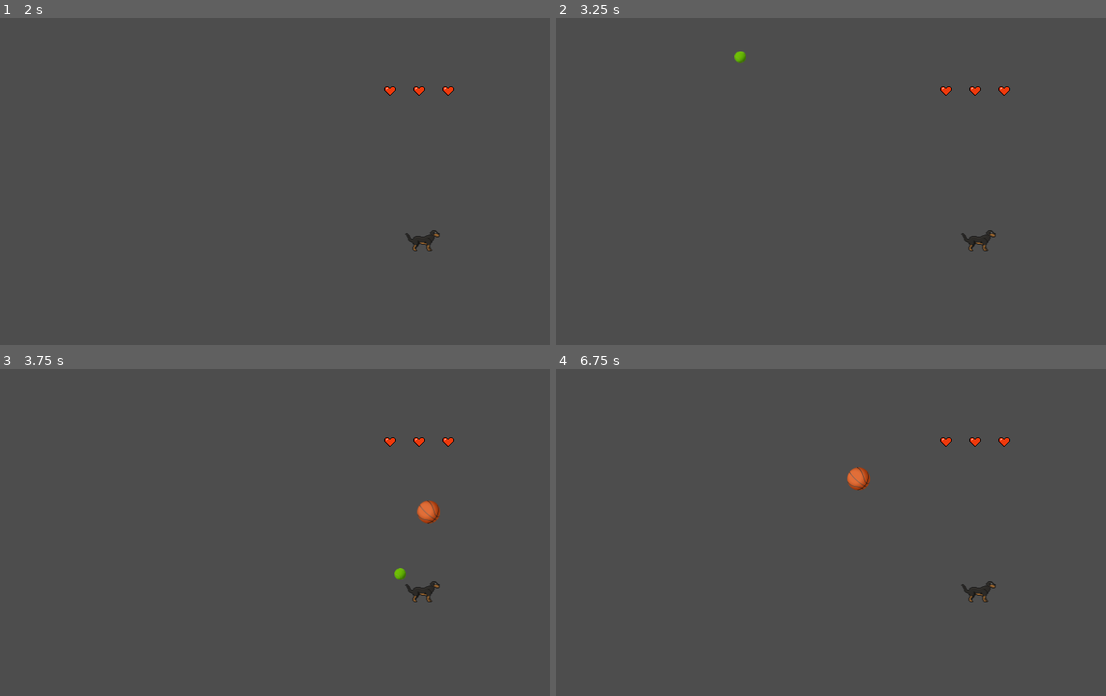
Above: before the commit, frames 1-4 (two rows, left to right).
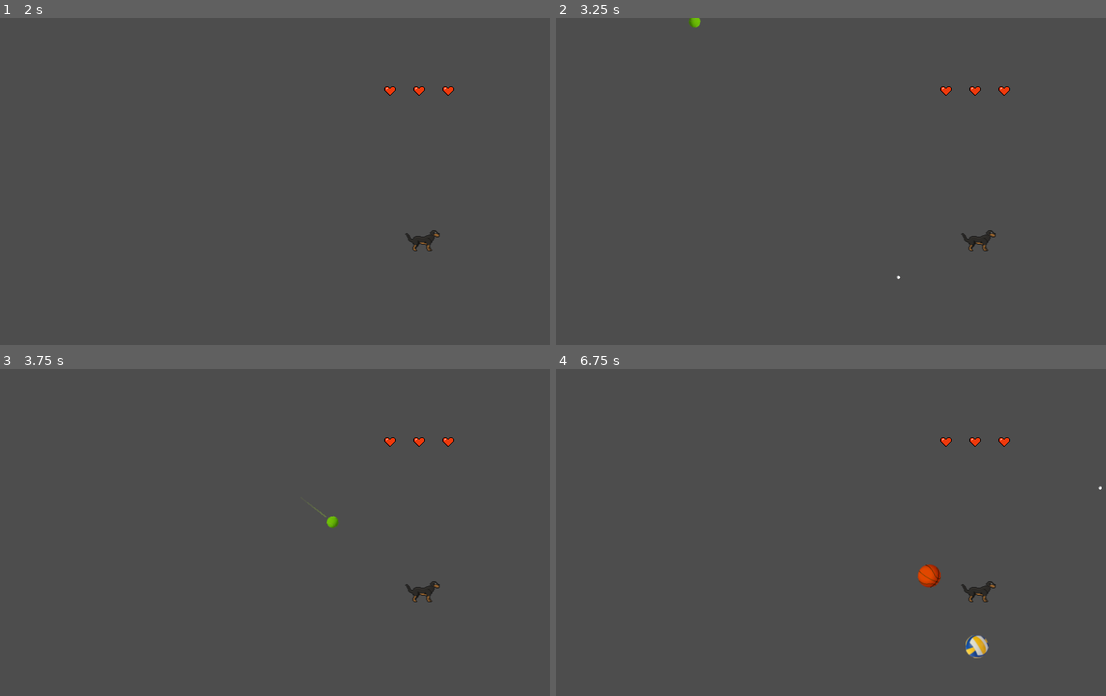
Above: after the commit, the same moments.

Repository: magickbot/putudodge
Game: Godot game, scene res://scenes/Main.tscn
The game is run twice, just before and just after one commit, with the same random seed, the same clock (stepped at 60 frames per second) and the same inputs.
Inputs (mouse positions are in pixels of both pictures, inside the frame that each line leads up to):
- Up to frame 1 (2 s): tap Enter (ui_accept) at 0.5, 0.77, 1.25 s; move the mouse to (418, 165) at 0.52 s; click (418, 165) at 0.67 s; drag from (176, 197) to (264, 246) at 1.27 s
- Up to frame 2 (3.25 s): tap Enter (ui_accept) at 2, 2.75 s; move the mouse to (902, 109) at 2.02 s; click (902, 109) at 2.17 s; drag from (820, 246) to (671, 132) at 2.77 s
- Up to frame 3 (3.75 s): move the mouse to (467, 581) at 3.52 s; click (467, 581) at 3.67 s
- Up to frame 4 (6.75 s): tap Enter (ui_accept) at 3.77 s; drag from (671, 483) to (759, 450) at 4.27 s; move the mouse to (875, 532) at 5.02 s; click (875, 532) at 5.17 s; drag from (759, 450) to (732, 548) at 5.77 s; move the mouse to (974, 516) at 6.52 s; click (974, 516) at 6.67 s

Frame 1 is identical in both runs. In frame 2, 0.1% of the frame differs, in the area x 24-63%, y 0-80%; in frame 3, 0.4%; in frame 4, 0.7%, in the area x 52-100%, y 30-89%.

Commit message:
added new projectiles

Diff:
--- a/scenes/Main.tscn
+++ b/scenes/Main.tscn
@@ -1,10 +1,14 @@
-[gd_scene load_steps=6 format=3 uid="uid://c7aer2gm3ia2k"]
+[gd_scene load_steps=10 format=3 uid="uid://c7aer2gm3ia2k"]
 
 [ext_resource type="PackedScene" uid="uid://ytm16td4s2ss" path="res://scenes/spawner.tscn" id="1_rarhs"]
 [ext_resource type="Texture2D" uid="uid://dq84vfhmuqjf7" path="res://assets/Pixel Heart Sprite Sheet 16x16.png" id="2_0bbpv"]
 [ext_resource type="PackedScene" uid="uid://bkcgh8avstrjh" path="res://scenes/player.tscn" id="2_rarhs"]
 [ext_resource type="PackedScene" uid="uid://cy5241v818q86" path="res://scenes/joystick.tscn" id="3_vcsgt"]
+[ext_resource type="PackedScene" uid="uid://dhn1ygmy2wrm" path="res://scenes/basketball.tscn" id="5_c01mt"]
 [ext_resource type="PackedScene" uid="uid://ddhuc1vj0bkkk" path="res://scenes/tennis_ball.tscn" id="5_vcsgt"]
+[ext_resource type="PackedScene" uid="uid://dp4kaefds5tx3" path="res://scenes/pingpong.tscn" id="7_jlsqs"]
+[ext_resource type="PackedScene" uid="uid://db210h5k2vfdb" path="res://scenes/baseball.tscn" id="7_nxtc6"]
+[ext_resource type="PackedScene" uid="uid://dcmyog85pwc64" path="res://scenes/volleyball.tscn" id="9_q8u5g"]
 
 [node name="Main" type="Node2D"]
 
@@ -45,8 +49,18 @@
 [node name="Player" parent="." instance=ExtResource("2_rarhs")]
 position = Vector2(581, 306)
 
-[node name="spawner" parent="." instance=ExtResource("1_rarhs")]
+[node name="basketball_spawner" parent="." instance=ExtResource("1_rarhs")]
+projectile_scene = ExtResource("5_c01mt")
 
 [node name="tennis_spawner" parent="." instance=ExtResource("1_rarhs")]
 position = Vector2(111, 434)
 projectile_scene = ExtResource("5_vcsgt")
+
+[node name="pingpong_spawner" parent="." instance=ExtResource("1_rarhs")]
+projectile_scene = ExtResource("7_jlsqs")
+
+[node name="baseball_spawner" parent="." instance=ExtResource("1_rarhs")]
+projectile_scene = ExtResource("7_nxtc6")
+
+[node name="volleyball_spawner" parent="." instance=ExtResource("1_rarhs")]
+projectile_scene = ExtResource("9_q8u5g")
--- /dev/null
+++ b/scenes/baseball.gd
@@ -0,0 +1,41 @@
+# BASEBALL.gd
+# Baseball - Travels in a realistic arc with gravity
+extends Projectile
+
+var grav := 980.0
+var vertical_velocity := 0.0
+var horizontal_speed := 0.0
+var launch_angle := -15.0  # Degrees, negative for upward arc
+
+func setup_projectile():
+	projectile_type = "baseball"
+	# Baseball has good speed
+	min_speed = max(min_speed * 1.1, 450.0)
+	max_speed = max(max_speed * 1.1, 650.0)
+	speed = randf_range(min_speed, max_speed)
+
+	# Set white color for baseball
+	if sprite:
+		sprite.modulate = Color.WHITE
+
+func set_direction_to_target(target_pos: Vector2):
+	direction = (target_pos - global_position).normalized()
+
+	# Calculate horizontal speed and initial vertical velocity for arc
+	horizontal_speed = speed * direction.x
+	# Launch at slight upward angle for realistic arc
+	var angle_rad = deg_to_rad(launch_angle)
+	vertical_velocity = speed * sin(angle_rad)
+
+func update_movement(delta: float):
+	# Apply gravity to vertical velocity
+	vertical_velocity += grav * delta
+
+	# Move horizontally at constant speed, vertically with gravity
+	position.x += horizontal_speed * delta
+	position.y += vertical_velocity * delta
+
+	# Rotate sprite based on trajectory
+	if sprite:
+		var trajectory_angle = atan2(vertical_velocity, horizontal_speed)
+		sprite.rotation = trajectory_angle
--- /dev/null
+++ b/scenes/baseball.tscn
@@ -0,0 +1,18 @@
+[gd_scene load_steps=4 format=3 uid="uid://db210h5k2vfdb"]
+
+[ext_resource type="Script" uid="uid://bous4d7qjyjxb" path="res://scenes/baseball.gd" id="1_me4rg"]
+[ext_resource type="Texture2D" uid="uid://dcaota6m5qaj5" path="res://assets/baseball.png" id="1_uu2yc"]
+
+[sub_resource type="CircleShape2D" id="CircleShape2D_me4rg"]
+radius = 8.0
+
+[node name="Area2D" type="Area2D"]
+script = ExtResource("1_me4rg")
+
+[node name="CollisionShape2D" type="CollisionShape2D" parent="."]
+shape = SubResource("CircleShape2D_me4rg")
+
+[node name="Sprite2D" type="Sprite2D" parent="."]
+position = Vector2(1.19209e-07, 1.19209e-07)
+scale = Vector2(1.25, 1.25)
+texture = ExtResource("1_uu2yc")
--- /dev/null
+++ b/scenes/basketball.gd
@@ -0,0 +1,42 @@
+# BASKETBALL.gd
+# Basketball - Zigzags left and right while moving toward player
+extends Projectile
+
+var zigzag_amplitude := 200.0  # How far left/right it moves
+var zigzag_frequency := 10.0    # How often it changes direction
+var travel_time := 0.0
+var base_direction := Vector2.ZERO
+
+func setup_projectile():
+	projectile_type = "basketball"
+	# Basketball has medium speed
+	min_speed = max(min_speed * 0.9, 350.0)
+	max_speed = max(max_speed * 0.9, 500.0)
+	speed = randf_range(min_speed, max_speed)
+
+	# Set orange color for basketball
+	if sprite:
+		sprite.modulate = Color.ORANGE
+
+func set_direction_to_target(target_pos: Vector2):
+	base_direction = (target_pos - global_position).normalized()
+	direction = base_direction
+
+func update_movement(delta: float):
+	travel_time += delta
+
+	# Calculate zigzag offset
+	var zigzag_offset = sin(travel_time * zigzag_frequency) * zigzag_amplitude
+
+	# Create perpendicular vector for zigzag movement
+	var perpendicular = Vector2(-base_direction.y, base_direction.x)
+
+	# Move forward with zigzag
+	var movement = base_direction * speed * delta
+	var zigzag_movement = perpendicular * zigzag_offset * delta
+
+	position += movement + zigzag_movement
+
+	# Rotate sprite to show bouncing effect
+	if sprite:
+		sprite.rotation = sin(travel_time * zigzag_frequency * 2) * 0.2
--- /dev/null
+++ b/scenes/basketball.tscn
@@ -0,0 +1,16 @@
+[gd_scene load_steps=4 format=3 uid="uid://dhn1ygmy2wrm"]
+
+[ext_resource type="Texture2D" uid="uid://6cmwahapid7k" path="res://assets/ball.png" id="1_al20g"]
+[ext_resource type="Script" uid="uid://d088dxeemvqlk" path="res://scenes/basketball.gd" id="2_wa7ic"]
+
+[sub_resource type="CircleShape2D" id="CircleShape2D_wa7ic"]
+radius = 16.0
+
+[node name="Area2D" type="Area2D"]
+script = ExtResource("2_wa7ic")
+
+[node name="Sprite2D" type="Sprite2D" parent="."]
+texture = ExtResource("1_al20g")
+
+[node name="CollisionShape2D" type="CollisionShape2D" parent="."]
+shape = SubResource("CircleShape2D_wa7ic")
--- /dev/null
+++ b/scenes/pingpong.gd
@@ -0,0 +1,89 @@
+# PING_PONG_BALL.gd
+# Ping Pong Ball - Bounces off walls a certain number of times then exits
+extends Projectile
+
+var max_bounces := 3  # Number of wall bounces before exiting
+var current_bounces := 0
+var screen_bounds: Rect2
+var has_bounds := false
+
+func setup_projectile():
+	projectile_type = "ping_pong"
+	# Ping pong balls are very fast
+	min_speed = max(min_speed * 1.4, 600.0)
+	max_speed = max(max_speed * 1.4, 850.0)
+	speed = randf_range(min_speed, max_speed)
+
+	# Set white color and make smaller
+	if sprite:
+		sprite.modulate = Color.WHITE
+	scale = Vector2(0.4, 0.4)
+
+	# Get screen bounds
+	setup_screen_bounds()
+
+func setup_screen_bounds():
+	# Get viewport size for bouncing boundaries
+	var viewport = get_viewport()
+	if viewport:
+		var viewport_size = viewport.get_visible_rect().size
+		var camera = viewport.get_camera_2d()
+		if camera:
+			var camera_pos = camera.global_position
+			screen_bounds = Rect2(
+				camera_pos - viewport_size / 2,
+				viewport_size
+			)
+			has_bounds = true
+		else:
+			# Fallback if no camera
+			screen_bounds = Rect2(Vector2.ZERO, viewport_size)
+			has_bounds = true
+
+func update_movement(delta: float):
+	# Move forward
+	var next_position = position + direction * speed * delta
+
+	# Check for wall collisions if we have bounds
+	if has_bounds and current_bounces < max_bounces:
+		var bounced = false
+
+		# Check horizontal bounds
+		if next_position.x <= screen_bounds.position.x or next_position.x >= screen_bounds.position.x + screen_bounds.size.x:
+			direction.x = -direction.x
+			bounced = true
+
+		# Check vertical bounds
+		if next_position.y <= screen_bounds.position.y or next_position.y >= screen_bounds.position.y + screen_bounds.size.y:
+			direction.y = -direction.y
+			bounced = true
+
+		# If we bounced, increment counter and clamp position
+		if bounced:
+			current_bounces += 1
+			next_position.x = clampf(next_position.x, screen_bounds.position.x, screen_bounds.position.x + screen_bounds.size.x)
+			next_position.y = clampf(next_position.y, screen_bounds.position.y, screen_bounds.position.y + screen_bounds.size.y)
+
+			# Visual effect for bounce
+			create_bounce_effect()
+
+			print("Ping pong bounced! Count: " + str(current_bounces) + "/" + str(max_bounces))
+
+	# Update position
+	position = next_position
+
+	# Spinning animation
+	if sprite:
+		sprite.rotation += 12.0 * delta
+
+	# Remove if we've exceeded max bounces and are off screen
+	if current_bounces >= max_bounces:
+		var distance_from_center = global_position.distance_to(screen_bounds.get_center())
+		if distance_from_center > screen_bounds.size.length():
+			queue_free()
+
+func create_bounce_effect():
+	# Visual feedback for bounce
+	var tween = create_tween()
+	tween.tween_property(self, "scale", Vector2(0.6, 0.3), 0.1)
+	tween.tween_property(self, "scale", Vector2(0.4, 0.4), 0.1)
--- /dev/null
+++ b/scenes/pingpong.tscn
@@ -0,0 +1,16 @@
+[gd_scene load_steps=4 format=3 uid="uid://dp4kaefds5tx3"]
+
+[ext_resource type="Script" uid="uid://cfk4cwls3r7oo" path="res://scenes/pingpong.gd" id="1_3yt20"]
+[ext_resource type="Texture2D" uid="uid://clpgvfbcawji3" path="res://assets/pingpong.png" id="1_c1von"]
+
+[sub_resource type="CircleShape2D" id="CircleShape2D_3yt20"]
+radius = 6.0
+
+[node name="Area2D" type="Area2D"]
+script = ExtResource("1_3yt20")
+
+[node name="CollisionShape2D" type="CollisionShape2D" parent="."]
+shape = SubResource("CircleShape2D_3yt20")
+
+[node name="Sprite2D" type="Sprite2D" parent="."]
+texture = ExtResource("1_c1von")
--- a/scenes/tennis_ball.gd
+++ b/scenes/tennis_ball.gd
@@ -1,9 +1,14 @@
+# TENNIS_BALL.gd
+# Tennis Ball - Straight, fast, and honest - no tricks
 extends Projectile
+
+var trail_points: Array[Vector2] = []
+var max_trail_points := 6
 
 func setup_projectile():
 	projectile_type = "tennis_ball"
-	# Tennis balls are fast
-	min_speed = max(min_speed * 1.3, 500.0)
+	# Tennis balls are fast and direct
+	min_speed = max(min_speed * 1.3, 550.0)
 	max_speed = max(max_speed * 1.3, 800.0)
 	speed = randf_range(min_speed, max_speed)
 
@@ -12,4 +17,26 @@
 		sprite.modulate = Color.YELLOW_GREEN
 
 func update_movement(delta: float):
+	# Store position for trail effect
+	trail_points.append(global_position)
+	if trail_points.size() > max_trail_points:
+		trail_points.pop_front()
+
+	# Simple, direct movement - no tricks
 	position += direction * speed * delta
+
+	# Consistent spin
+	if sprite:
+		sprite.rotation += 8.0 * delta
+
+func _draw():
+	# Draw simple trail effect
+	if trail_points.size() > 1:
+		for i in range(trail_points.size() - 1):
+			var alpha = float(i) / float(trail_points.size())
+			var color = Color.YELLOW_GREEN
+			color.a = alpha * 0.4
+			draw_line(to_local(trail_points[i]), to_local(trail_points[i + 1]), color, 2.0)
+
+func _process(_delta):
+	queue_redraw()  # Redraw for trail effect
--- a/scenes/tennis_ball.tscn
+++ b/scenes/tennis_ball.tscn
@@ -4,13 +4,13 @@
 [ext_resource type="Texture2D" uid="uid://bnonuco81qilk" path="res://assets/tennis_ball.png" id="2_056kc"]
 
 [sub_resource type="CircleShape2D" id="CircleShape2D_w1a78"]
+radius = 8.0
 
 [node name="Area2D" type="Area2D"]
 script = ExtResource("1_yv6bk")
 
+[node name="CollisionShape2D" type="CollisionShape2D" parent="."]
+shape = SubResource("CircleShape2D_w1a78")
+
 [node name="Sprite2D" type="Sprite2D" parent="."]
 texture = ExtResource("2_056kc")
-
-[node name="CollisionShape2D" type="CollisionShape2D" parent="."]
-scale = Vector2(0.75, 0.75)
-shape = SubResource("CircleShape2D_w1a78")
--- /dev/null
+++ b/scenes/volleyball.gd
@@ -0,0 +1,2 @@
+# UPDATED PROJECTILE
+extends Projectile
--- /dev/null
+++ b/scenes/volleyball.tscn
@@ -0,0 +1,16 @@
+[gd_scene load_steps=4 format=3 uid="uid://dcmyog85pwc64"]
+
+[ext_resource type="Script" uid="uid://x1q7pqva83jm" path="res://scenes/volleyball.gd" id="1_lfbie"]
+[ext_resource type="Texture2D" uid="uid://dpgn21k6poxrc" path="res://assets/volleyball.png" id="1_usari"]
+
+[sub_resource type="CircleShape2D" id="CircleShape2D_lfbie"]
+radius = 16.0
+
+[node name="Area2D" type="Area2D"]
+script = ExtResource("1_lfbie")
+
+[node name="CollisionShape2D" type="CollisionShape2D" parent="."]
+shape = SubResource("CircleShape2D_lfbie")
+
+[node name="Sprite2D" type="Sprite2D" parent="."]
+texture = ExtResource("1_usari")
Binary file added: assets/baseball.png
Not shown, added: assets/baseball.png.import
Binary file added: assets/pingpong.png
Not shown, added: assets/pingpong.png.import
Binary file added: assets/volleyball.png
Not shown, added: assets/volleyball.png.import
Not shown, added: scenes/baseball.gd.uid
Not shown, added: scenes/basketball.gd.uid
Not shown, added: scenes/pingpong.gd.uid
Not shown, added: scenes/volleyball.gd.uid
Not shown, added: scenes/basketball.tscn98324748248.tmp
Not shown, added: scenes/basketball.tscn98332464624.tmp
(and 2 more such lines)
